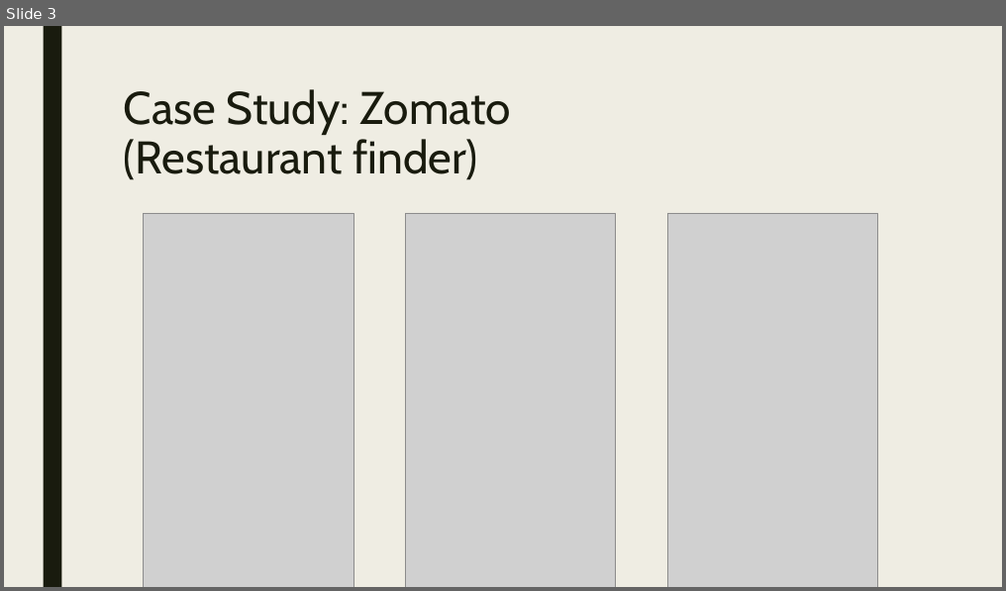
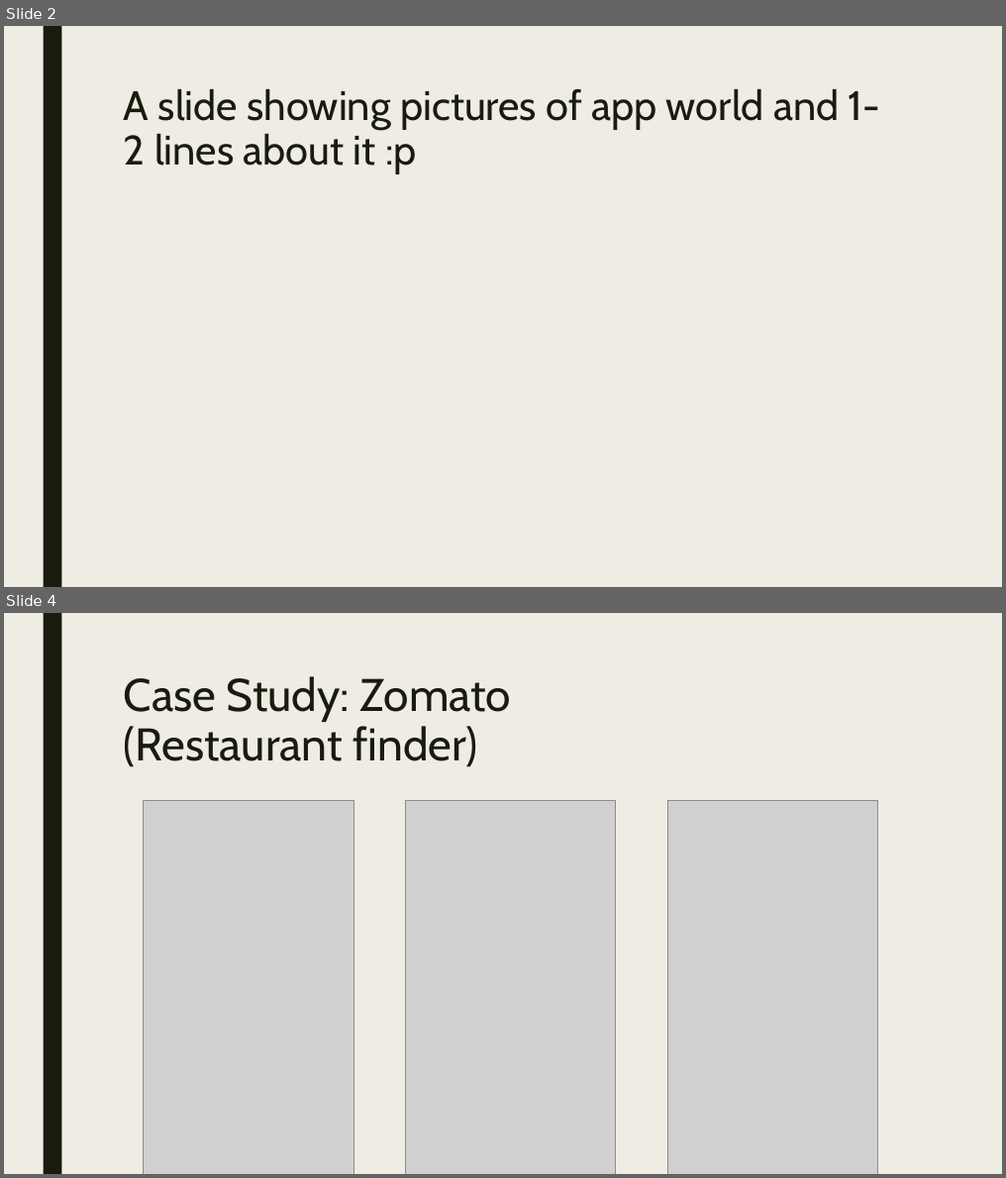
Before and after one commit to bogas04/MVP-Generator, a slide deck: docs/Final/Presentation.pptx. Shown one above the other, each under a label of ours: slide 3 before the commit, slides 2 and 4 after it; the slides between them are not shown. The pictures are 1006x591 and 1006x1178 pixels, drawn with LibreOffice and Linux fonts; fonts in the diff are those of the drawing; grey boxes stand for pictures. Boxes give left, top, right and bottom in pixels: in the first picture for what was removed or moved away, otherwise in the second. Text is boxed around its words. In the diff, an @@ line names an element or a change of style, - is before the commit and + after.

```diff
--- a/docs/Final/Presentation.pptx
+++ b/docs/Final/Presentation.pptx
@@ slide 2 added at (4,26,1002,587), background #EFEDE3; not listed: 1 template element that a slide beside it also shows @@
@@ title added at (124,89,880,174), 39.6 pt, text #191B0E @@
+A slide showing pictures of app world and 1-2 lines about it :p
@@ what was slide 3 is now slide 4 @@
```
Also in this commit, not shown: 5 slides changed, 2 other slides added, 1 other file.
